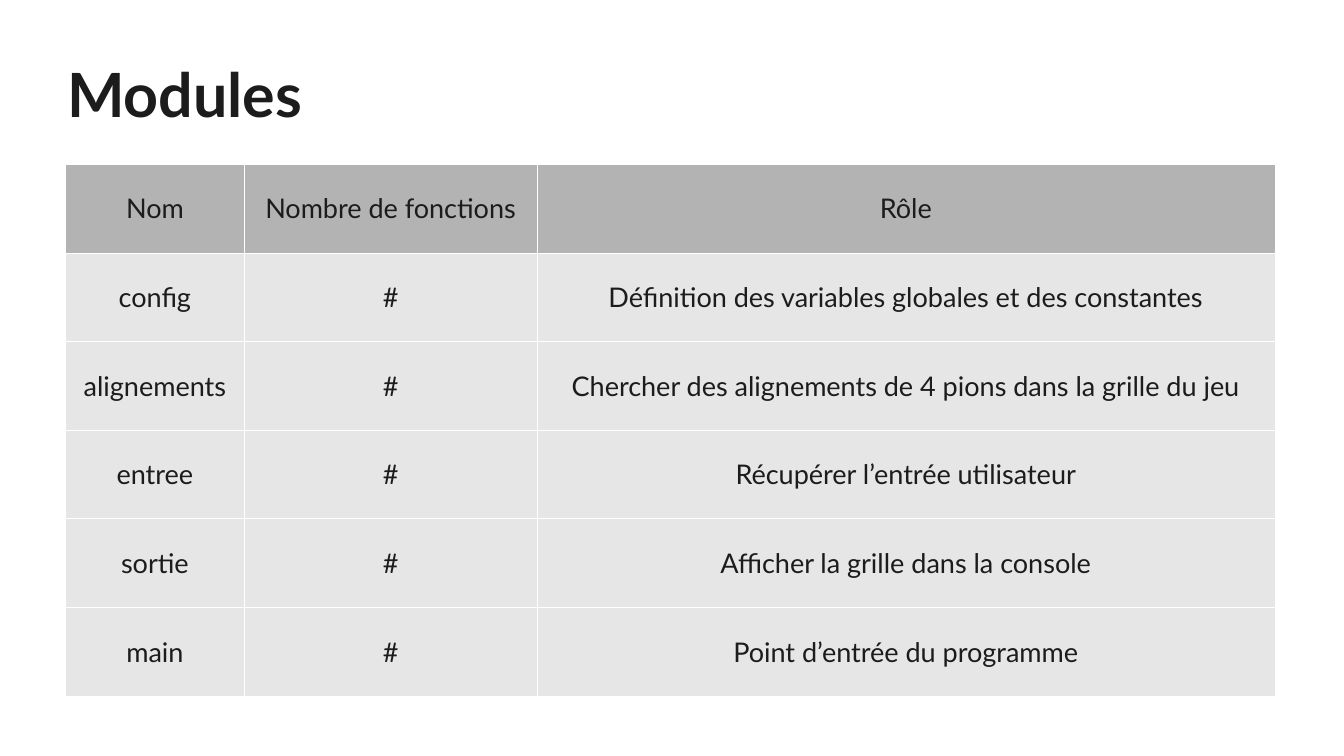
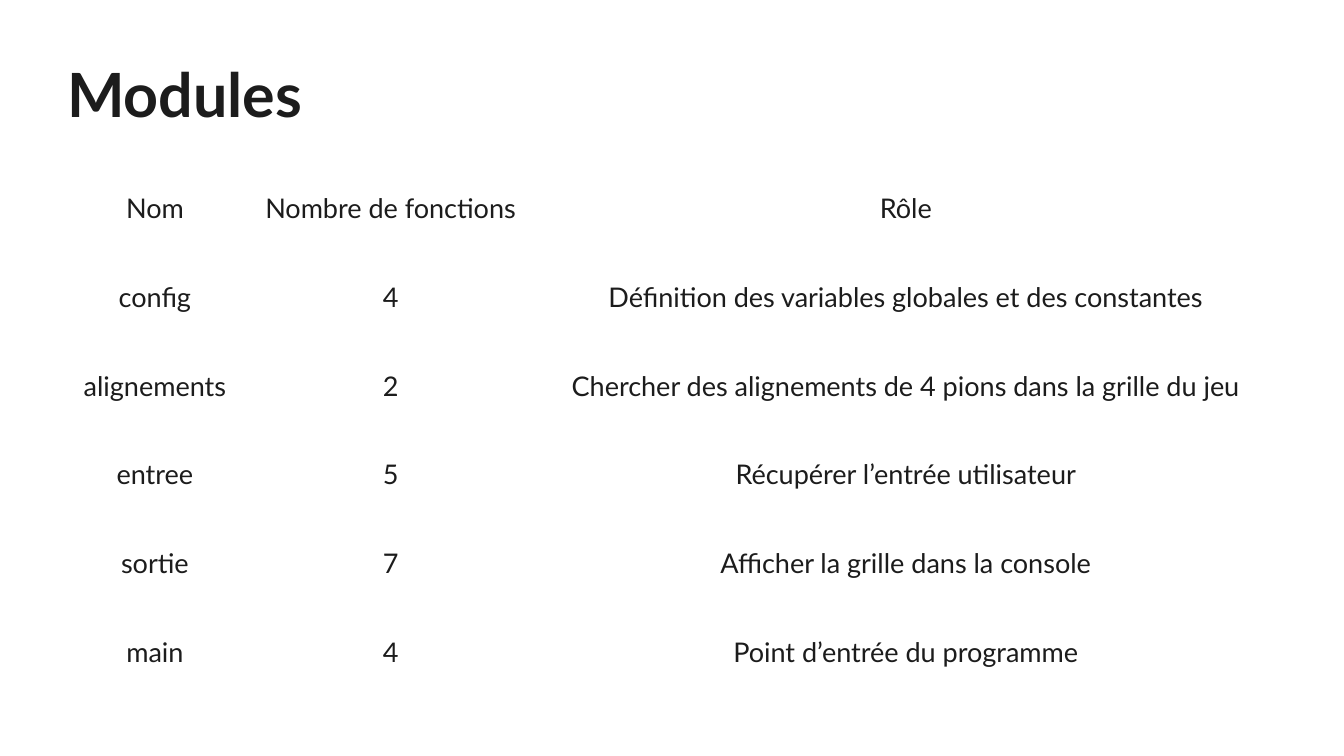
Before and after one commit to 5cover/Puissance-4, a slide deck: slide 4 of diapo.odp. Drawn at 1344x756 pixels with LibreOffice and Linux fonts; fonts in the diff are those of the drawing. Boxes give left, top, right and bottom in pixels: in the first picture for what was removed or moved away, otherwise in the second. Text is boxed around its words. In the diff, an @@ line names an element or a change of style, - is before the commit and + after.

```diff
--- a/diapo.odp
+++ b/diapo.odp
@@ table at box(66, 165, 1276, 696) @@
-row 2, column 2: #
+row 2, column 2: 4
-row 3, column 2: #
+row 3, column 2: 2
-row 4, column 2: #
+row 4, column 2: 5
-row 5, column 2: #
+row 5, column 2: 7
-row 6, column 2: #
+row 6, column 2: 4
@@ fill #B3B3B3 to none in row 1 @@
@@ fill #E6E6E6 to none in 15 cells @@
```
Also in this commit, not shown: 10 other slides changed, 4 slides added, 3 slides removed, 6 other files.
